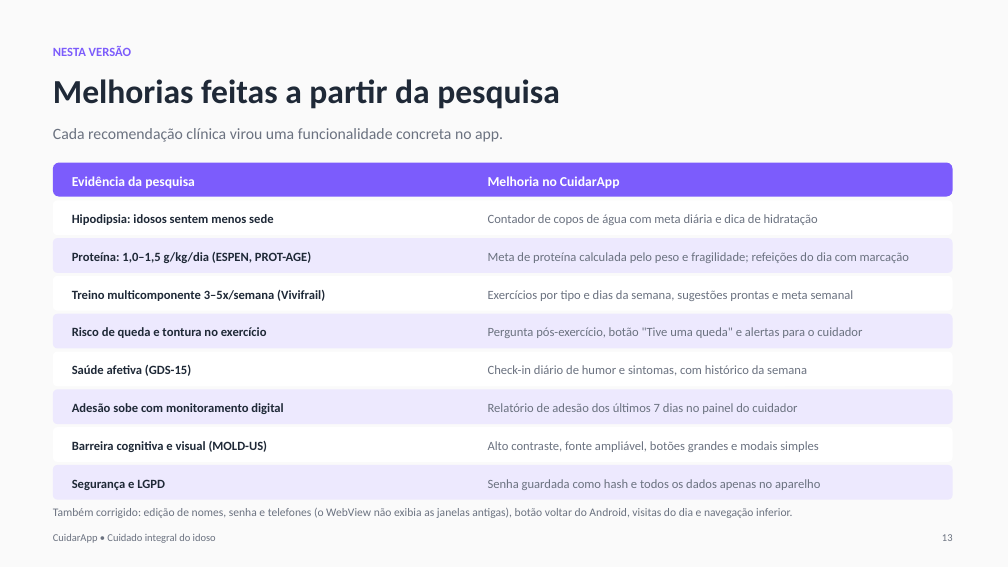
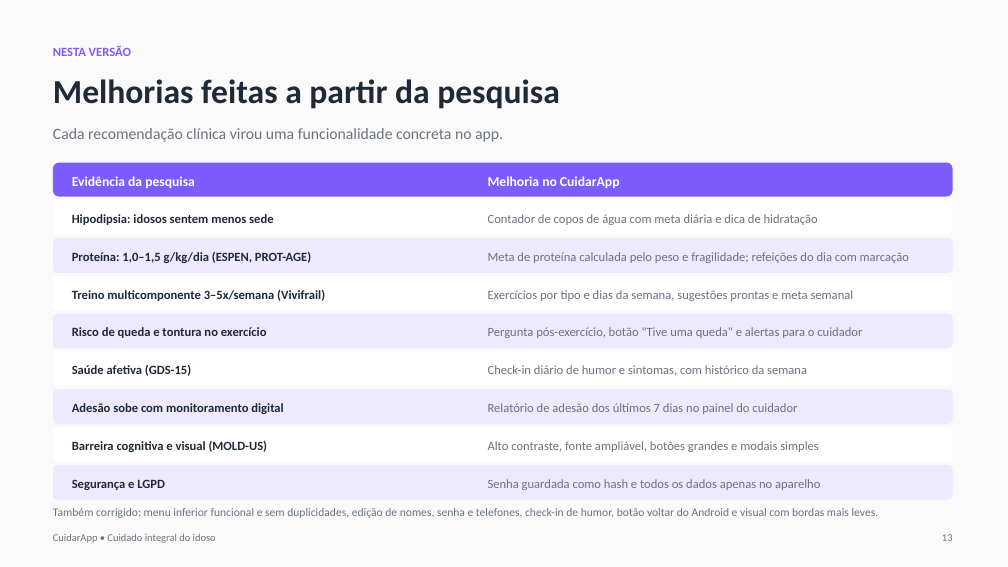
Before and after one commit to InBradleydesign/1-Download-and-Export, a slide deck: slide 13 of CuidarApp/docs/apresentacao/CuidarApp_Apresentacao.pptx. Drawn at 1008x567 pixels with LibreOffice and Linux fonts; fonts in the diff are those of the drawing. Boxes give left, top, right and bottom in pixels: in the first picture for what was removed or moved away, otherwise in the second. Text is boxed around its words. In the diff, an @@ line names an element or a change of style, - is before the commit and + after.

```diff
--- a/CuidarApp/docs/apresentacao/CuidarApp_Apresentacao.pptx
+++ b/CuidarApp/docs/apresentacao/CuidarApp_Apresentacao.pptx
@@ text at (53,508,879,518): text changed @@
-Também corrigido: edição de nomes, senha e telefones (o WebView não exibia as janelas antigas), botão voltar do Android, visitas do dia e navegação inferior.
+Também corrigido: menu inferior funcional e sem duplicidades, edição de nomes, senha e telefones, check-in de humor, botão voltar do Android e visual com bordas mais leves.
```
Also in this commit, not shown: 5 other slides changed, 25 other files.
